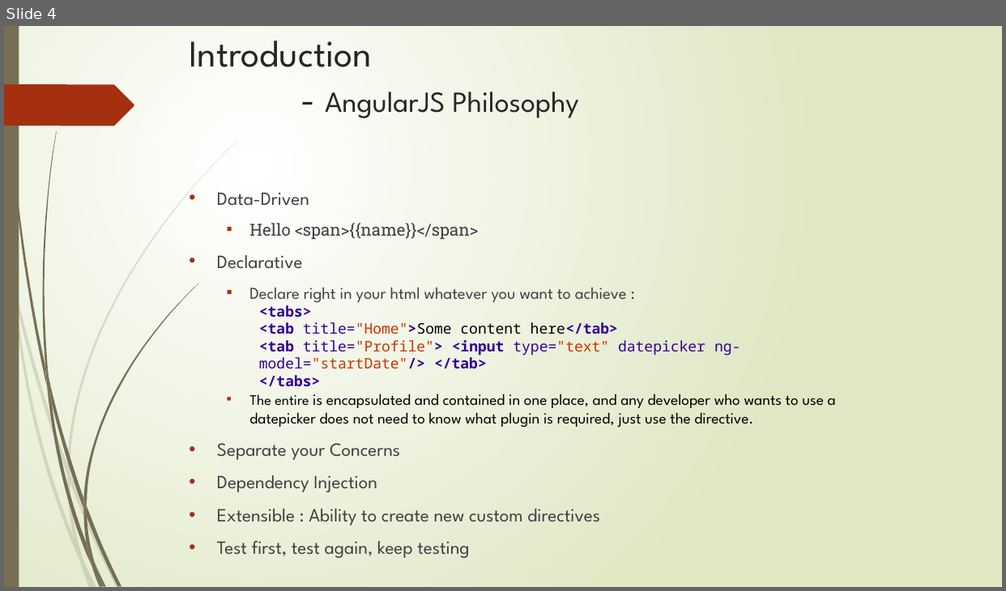
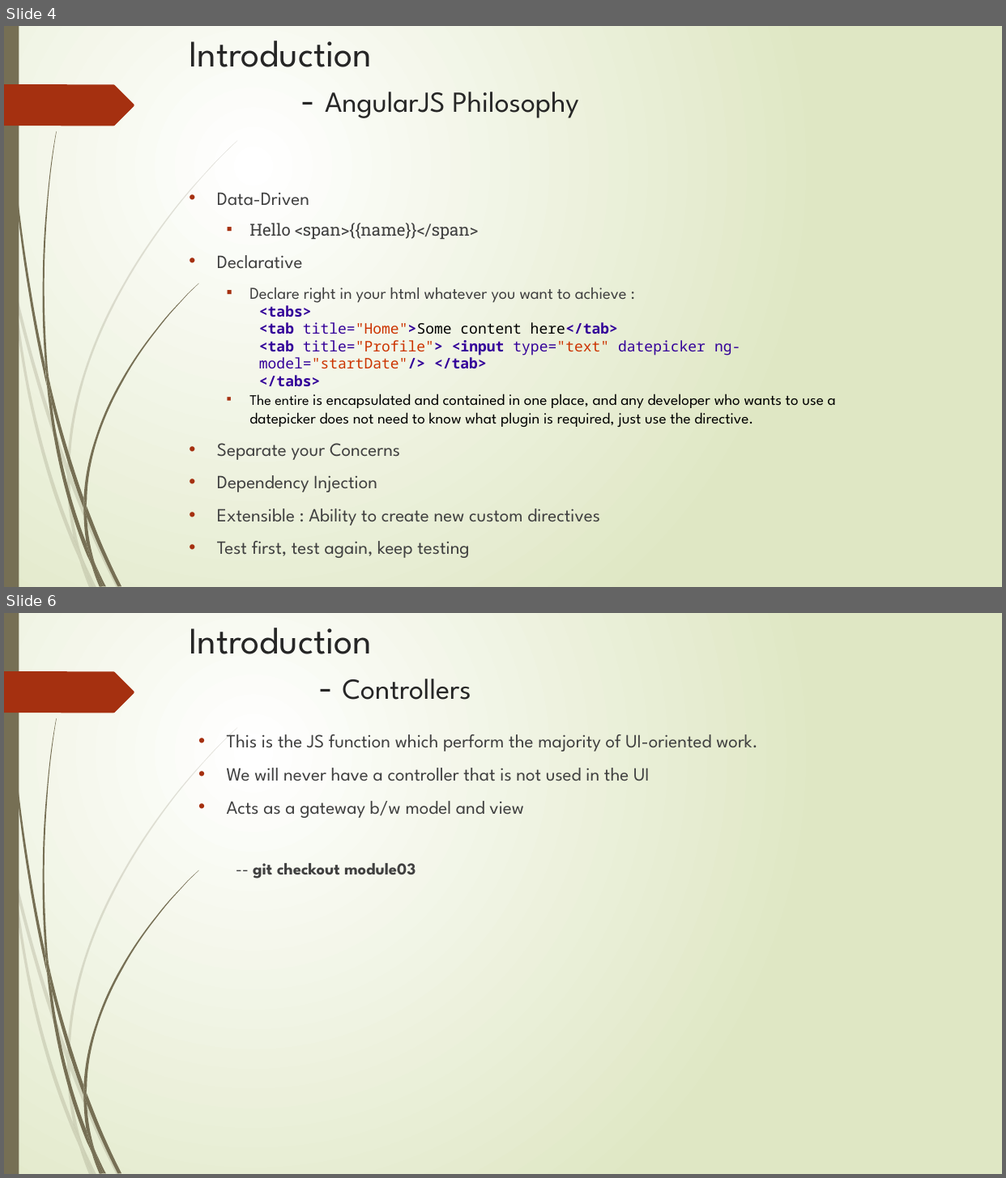
Before and after one commit to rahulmeghlan/angularjsTraining, a slide deck: AngularJS.pptx. Shown one above the other, each under a label of ours: slide 4 before the commit, slides 4 and 6 after it; the slides between them are not shown. The pictures are 1006x591 and 1006x1178 pixels, drawn with LibreOffice and Linux fonts; fonts in the diff are those of the drawing. Boxes give left, top, right and bottom in pixels: in the first picture for what was removed or moved away, otherwise in the second. Text is boxed around its words. In the diff, an @@ line names an element or a change of style, - is before the commit and + after.

Commit message:
added controller section in the ppt

```diff
--- a/AngularJS.pptx
+++ b/AngularJS.pptx
@@ slide 6 added at (x1=4, y1=613, x2=1002, y2=1174), background gradient #FFFFFF to #DFE8C4; not listed: 24 template elements that a slide beside it also shows @@
@@ title added at (x1=189, y1=628, x2=471, y2=700), 36 pt, text #262626 @@
+Introduction
+- Controllers
@@ text added at (x1=227, y1=735, x2=757, y2=879), 18 pt, text #404040 @@
+• This is the JS function which perform the majority of UI-oriented work.
+• We will never have a controller that is not used in the UI
+• Acts as a gateway b/w model and view
+  -- git checkout module03
```
Also in this commit, not shown: 1 slide changed.
